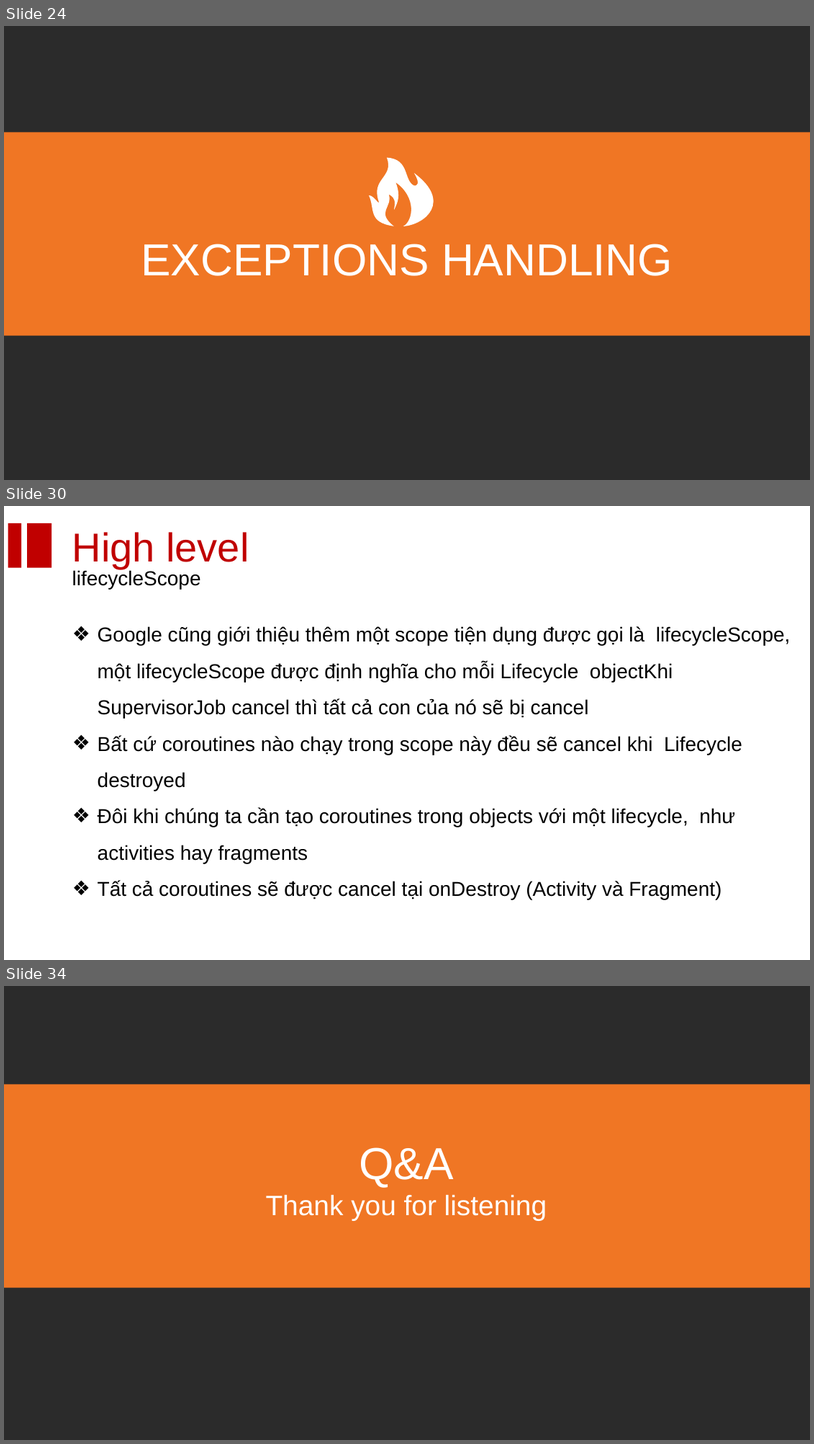
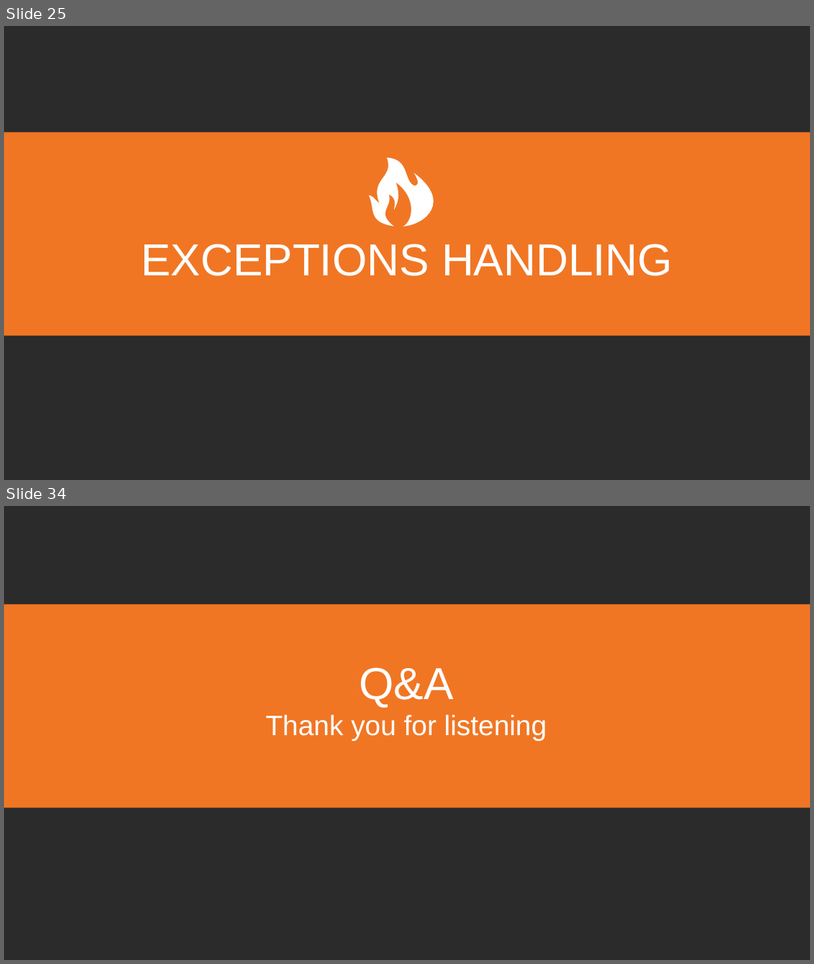
Before and after one commit to homanad/KotlinCoroutines, a slide deck: Coroutine.pptx. Shown one above the other, each under a label of ours: slides 24, 30 and 34 before the commit, slides 25 and 34 after it; the slides between them are not shown. The pictures are 814x1444 and 814x964 pixels, drawn with LibreOffice and Linux fonts; fonts in the diff are those of the drawing; background and template pictures are left out; a plain dark background stands for a picture behind light text. Boxes give left, top, right and bottom in pixels: in the first picture for what was removed or moved away, otherwise in the second. Text is boxed around its words. In the diff, an @@ line names an element or a change of style, - is before the commit and + after.

```diff
--- a/Coroutine.pptx
+++ b/Coroutine.pptx
@@ slide 30 removed at [4, 506, 810, 960], background picture (left out) @@
@@ rectangle removed at [8, 524, 22, 568] @@
@@ rectangle removed at [27, 523, 52, 568] @@
@@ text removed at [72, 532, 249, 568] @@
-High level
@@ text removed at [72, 569, 201, 589] @@
-lifecycleScope
@@ text removed at [98, 626, 791, 899] @@
-❖ Google cũng giới thiệu thêm một scope tiện dụng được gọi là lifecycleScope, một lifecycleScope được định nghĩa cho mỗi Lifecycle objectKhi SupervisorJob cancel thì tất cả con của nó sẽ bị cancel
-❖ Bất cứ coroutines nào chạy trong scope này đều sẽ cancel khi Lifecycle destroyed
-❖ Đôi khi chúng ta cần tạo coroutines trong objects với một lifecycle, như activities hay fragments
-❖ Tất cả coroutines sẽ được cancel tại onDestroy (Activity và Fragment)
@@ what was slide 24 is now slide 25 @@
```
Also in this commit, not shown: 16 slides changed, 14 slides added, 13 other slides removed.
